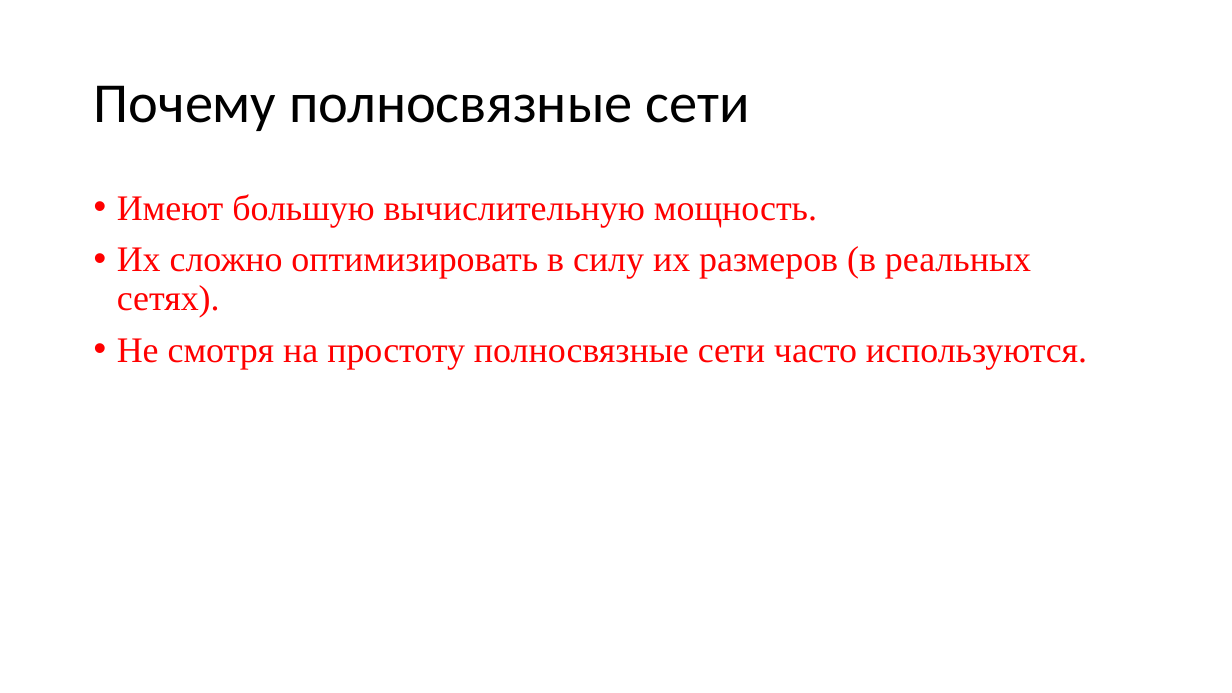
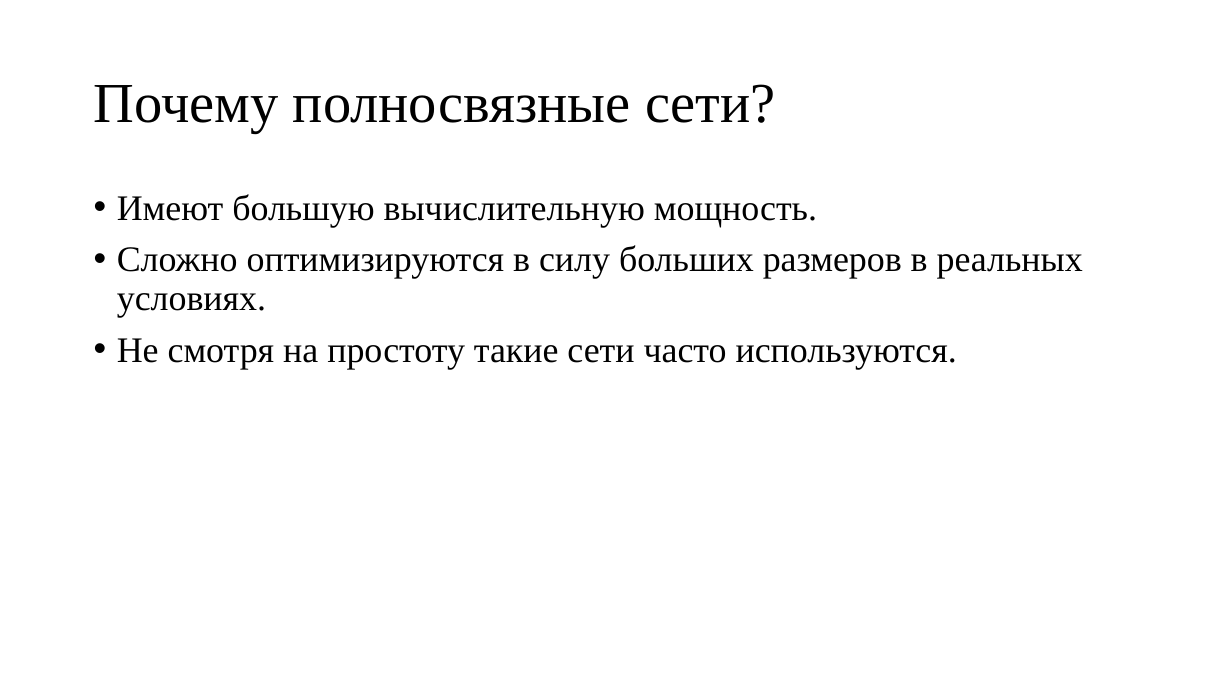
Before and after one commit to sven4500/masters-diploma, a slide deck: slide 2 of Презентация/Пезентация.ppt. Drawn at 1232x693 pixels with LibreOffice and Linux fonts; fonts in the diff are those of the drawing. Boxes give left, top, right and bottom in pixels: in the first picture for what was removed or moved away, otherwise in the second. Text is boxed around its words. In the diff, an @@ line names an element or a change of style, - is before the commit and + after.

```diff
--- a/Презентация/Пезентация.ppt
+++ b/Презентация/Пезентация.ppt
@@ title at (x1=94, y1=84, x2=776, y2=133): text changed; font Calibri to Times New Roman @@
-Почему полносвязные сети
+Почему полносвязные сети?
@@ text at (x1=117, y1=194, x2=817, y2=227): text colour #FF0000 to #000000 in "Имеют большую вычислительную мощность."; bullet colour #FF0000 to #000000 @@
@@ text at (x1=117, y1=245, x2=1083, y2=369): text changed; text colour #FF0000 to #000000 @@
-• Их сложно оптимизировать в силу их размеров (в реальных сетях).
-• Не смотря на простоту полносвязные сети часто используются.
+• Сложно оптимизируются в силу больших размеров в реальных условиях.
+• Не смотря на простоту такие сети часто используются.
```
Also in this commit, not shown: 12 other slides changed, 2 slides added, 6 slides removed.
